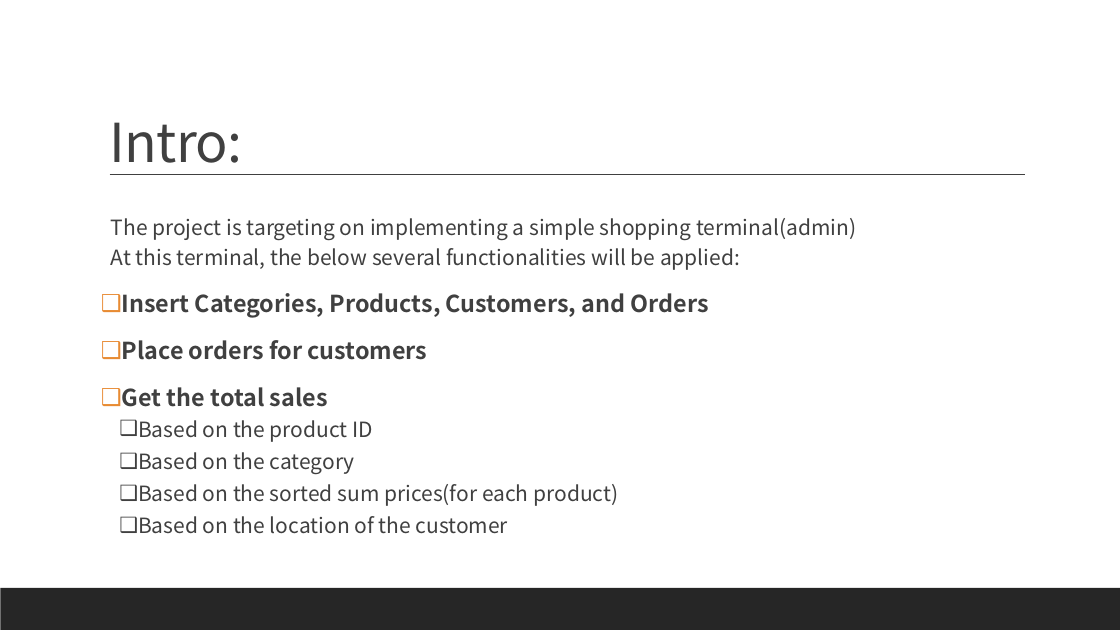
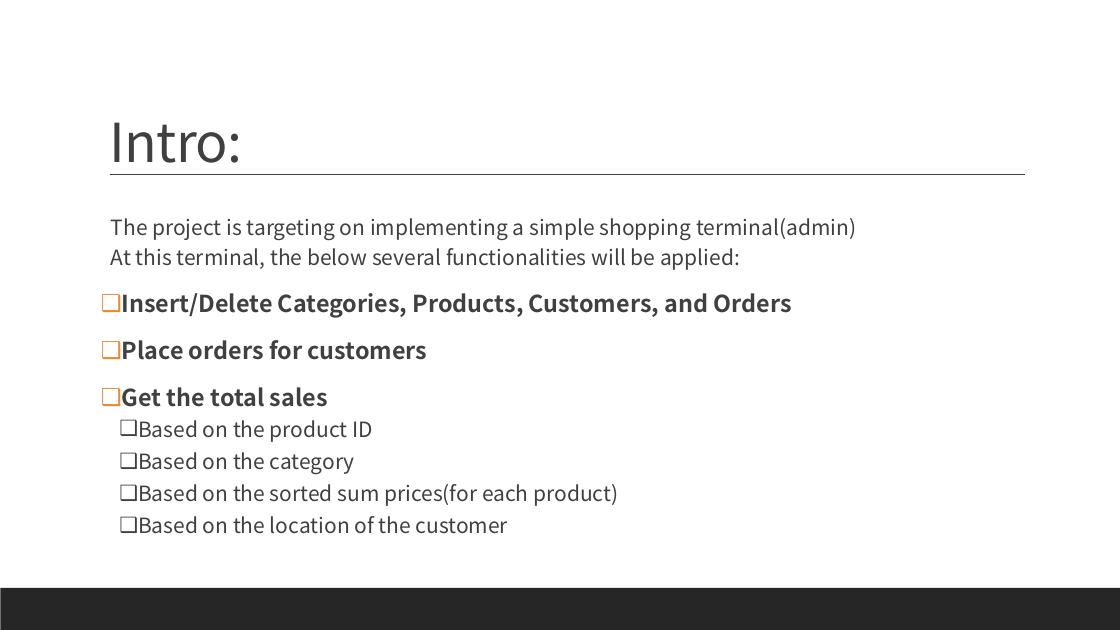
Before and after one commit to wangyucen/Customer-service, a slide deck: slide 3 of Simple Shopping System.pptx. Drawn at 1120x630 pixels with LibreOffice and Linux fonts; fonts in the diff are those of the drawing. Boxes give left, top, right and bottom in pixels: in the first picture for what was removed or moved away, otherwise in the second. Text is boxed around its words. In the diff, an @@ line names an element or a change of style, - is before the commit and + after.

```diff
--- a/Simple Shopping System.pptx
+++ b/Simple Shopping System.pptx
@@ text at [122,293,792,318]: text changed @@
-❑ Insert Categories, Products, Customers, and Orders
+❑ Insert/Delete Categories, Products, Customers, and Orders
```
Also in this commit, not shown: 1 other file.
